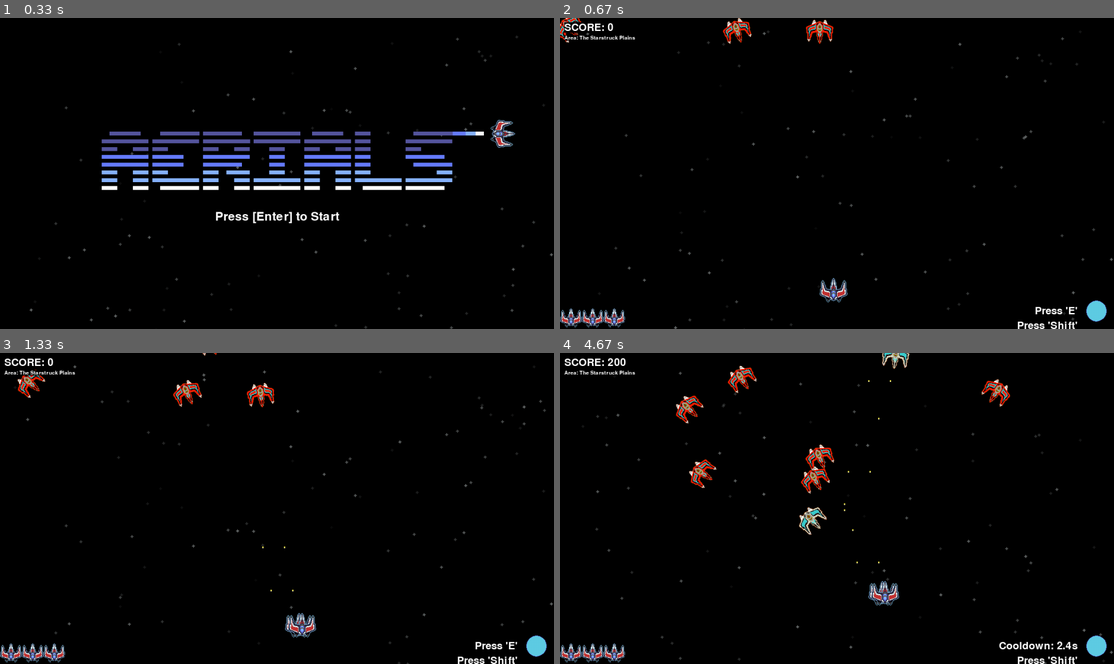
Above: before the commit, frames 1-4 (two rows, left to right).
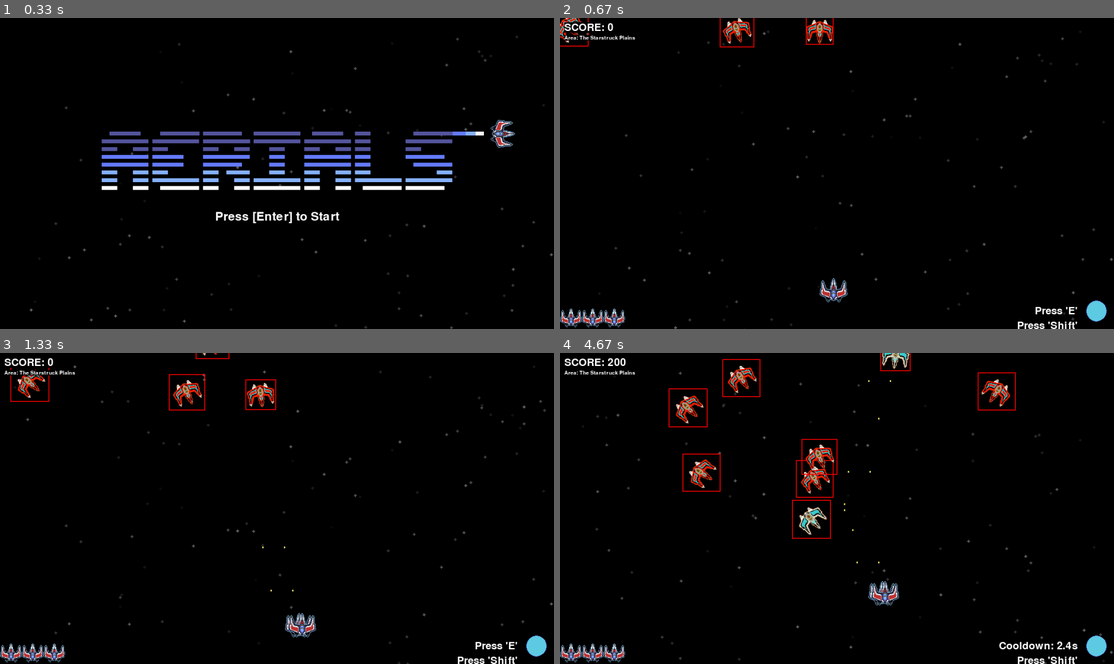
Above: after the commit, the same moments.

Repository: woelffer/gamedemo
Game: pygame game, started from pygamedemo.py
Same seed, same stepped clock (60 frames per second), same inputs: the game is played once before the commit and once after it.
Inputs:
- Up to frame 1 (0.33 s): no input
- Up to frame 2 (0.67 s): tap Enter at 0.33 s
- Up to frame 3 (1.33 s): tap Space at 0.67, 1.07 s; hold D from 1 s (still down)
- Up to frame 4 (4.67 s): tap Space at 1.37, 1.57, 1.9, 2.2, 2.4, 2.7, 2.97, 3.3, 3.6, 3.73, 4.13, 4.43 s; release D at 1.47 s; hold W 1.5-1.8 s; hold D 1.83-2.3 s; tap E at 1.98, 3.38 s; hold A 2.33-2.87 s; hold S 2.9-3.2 s; hold A 3.23-3.63 s; hold W 3.67-4.03 s; hold D from 4.07 s (still down)

Frame 1 is identical in both runs. In frame 2, 0.2% of the frame differs, in the area x 0-50%, y 0-10%; in frame 3, 0.3%; in frame 4, 0.9%, in the area x 19-83%, y 0-60%.

Commit message:
Created draw_collision_rect for troubleshooting hitboxes

Diff:
--- a/Enemy.py
+++ b/Enemy.py
@@ -4,8 +4,12 @@
 
 class Enemy:
     def __init__(self, posx, posy):
-        self.enemy_img = pygame.image.load("assets/Enemy_Spaceship.png")
-        self.dmg_img = pygame.image.load("assets/Inv_Spaceship.png")
+        try:
+            self.enemy_img = pygame.image.load("assets/Enemy_Spaceship.png")
+            self.dmg_img = pygame.image.load("assets/Inv_Spaceship.png")
+        except pygame.error as e:
+            print(f"Error loading image: {e}")
+            return
         self.pos_x, self.pos_y = posx, posy
         self.base_speed = 200
         self.speed = self.base_speed
@@ -16,8 +20,13 @@
         self.original_dmg_img = self.dmg_img #keep copy of the original dmg image
         self.damaged = False
         self.damaged_time = 0 # Time when the enemy was last damaged
-        self.death_sound = mixer.Sound("audio/retro-explosion-2.wav")
-        self.death_sound.set_volume(0.3)
+        try:
+            self.death_sound = mixer.Sound("audio/retro-explosion-2.wav")
+            self.death_sound.set_volume(0.2)
+        except pygame.error as e:
+            print(f"Error loading sound: {e}")
+            self.death_sound = None
+
         self.sound_played = False #Flag to track if the sound has been played
         self.angle = 0 #Initial angle
 
@@ -51,6 +60,14 @@
         else:
             screen.blit(rotated_enemy_img, rotated_rect.topleft)
 
+    def draw_collision_rect(self, screen):
+        # Get the rotated image and its rectangle centered at the enemy's position
+        rotated_img = pygame.transform.rotate(self.enemy_img, -self.angle)
+        rotated_rect = rotated_img.get_rect(center=(self.pos_x, self.pos_y))
+        # Draw the collision rectangle around the enemy
+        rect = self.rect()
+        pygame.draw.rect(screen, (255, 0, 0), rotated_rect, 2)  # Red color, 2 pixels thick
+
     def draw_dmg(self, screen):
     # Temporarily set the damaged flag and draw the damaged image
         self.damaged = True
@@ -82,6 +99,8 @@
             print(f"Pygame error occurred: {e}")
 
     def rect(self):
+        rotated_img = pygame.transform.rotate(self.enemy_img, -self.angle)
+        rotated_rect = rotated_img.get_rect(center=(self.pos_x, self.pos_y))
         return self.enemy_img.get_rect(topleft = (self.pos_x, self.pos_y))
 
     def increase_speed(self, factor):
--- a/pygamedemo.py
+++ b/pygamedemo.py
@@ -240,6 +240,7 @@
         enemy.move_towards_player(player_model, dt)
         enemy.update()
         enemy.draw(screen)
+        enemy.draw_collision_rect(screen)
 
 
     screen.blit(player_model.player_img, (player_model.pos_x, player_model.pos_y))
